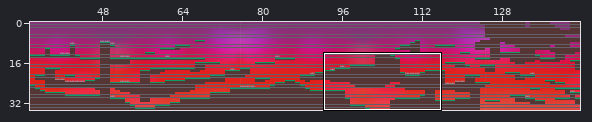
Level history. Tiled map: android/assets/TercerNivel2.tmx. Above, an overview of the earlier version with the close-up marked.
Close-up. The starting point:
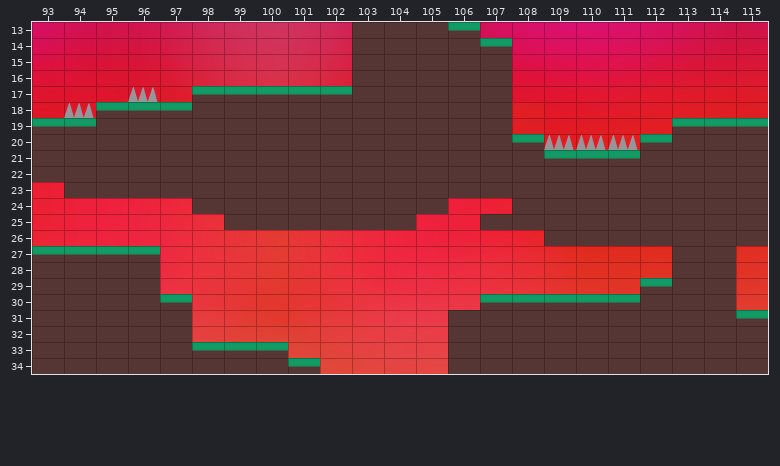
Cells are 64x32 px. Shown: x 93..115, y 13..34. The commit also changed other parts of the map, which this record leaves out.
The same view after the edit:
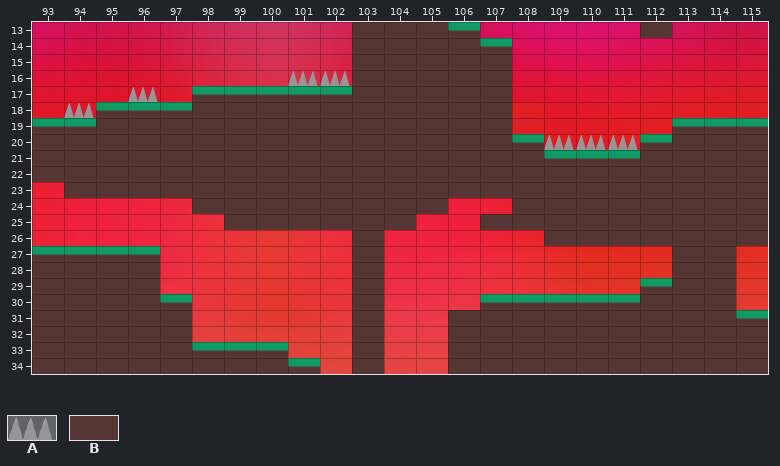
Key: from "Picos": A 2; from "Untitled-9": B 82.
_ is an empty cell.
Difference:
Changed rows in their new state; . is an unchanged cell.
Layer "pastoPicos":
first column x 101:
13 ...........B
16 AA..........
first column x 103:
26 B
27 B
28 B
29 B
30 B
31 B
32 B
33 B
34 B
